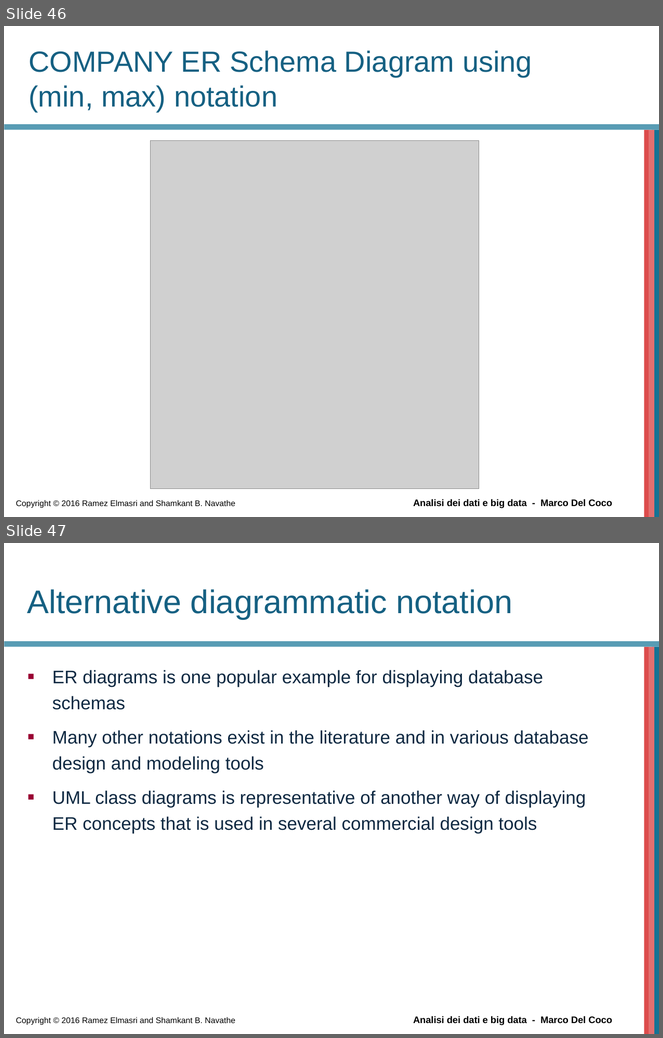
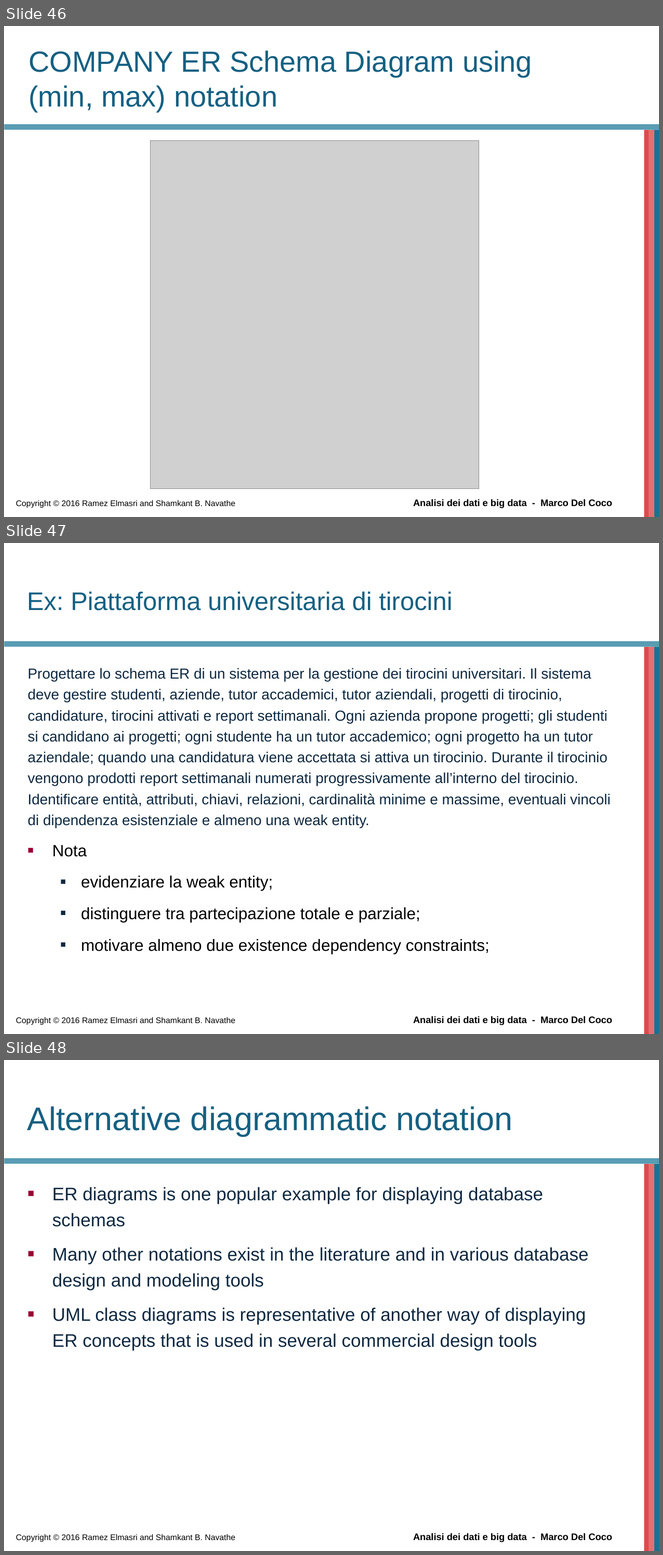
Before and after one commit to beppe2hd/AnalisiDati_BigData, a slide deck: materials/Chapter03.pptx. Shown one above the other, each under a label of ours: slides 46 and 47 before the commit, slides 46, 47 and 48 after it. The pictures are 663x1038 and 663x1555 pixels, drawn with LibreOffice and Linux fonts; fonts in the diff are those of the drawing; grey boxes stand for pictures; background and template pictures are left out. Boxes give left, top, right and bottom in pixels: in the first picture for what was removed or moved away, otherwise in the second. Text is boxed around its words. In the diff, an @@ line names an element or a change of style, - is before the commit and + after.

```diff
--- a/materials/Chapter03.pptx
+++ b/materials/Chapter03.pptx
@@ slide 47 added at [4,543,659,1034], background #FFFFFF; not listed: 6 template elements that a slide beside it also shows @@
@@ title added at [27,591,452,611], 28 pt, text #156082 @@
+Ex: Piattaforma universitaria di tirocini
@@ text added at [28,668,611,954], 16 pt, text #0E2841 @@
+Progettare lo schema ER di un sistema per la gestione dei tirocini universitari. Il sistema deve gestire studenti, aziende, tutor accademici, tutor aziendali, progetti di tirocinio, candidature, tirocini attivati e report settimanali. Ogni azienda propone progetti; gli studenti si candidano ai progetti; ogni studente ha un tutor accademico; ogni progetto ha un tutor aziendale; quando una candidatura viene accettata si attiva un tirocinio. Durante il tirocinio vengono prodotti report settimanali numerati progressivamente all’interno del tirocinio. Identificare entità, attributi, chiavi, relazioni, cardinalità minime e massime, eventuali vincoli di dipendenza esistenziale e almeno una weak entity.
+■ Nota
+  ■ evidenziare la weak entity;
+  ■ distinguere tra partecipazione totale e parziale;
+  ■ motivare almeno due existence dependency constraints;
@@ what was slide 47 is now slide 48 @@
```
Also in this commit, not shown: 4 slides changed, 1 other file.
